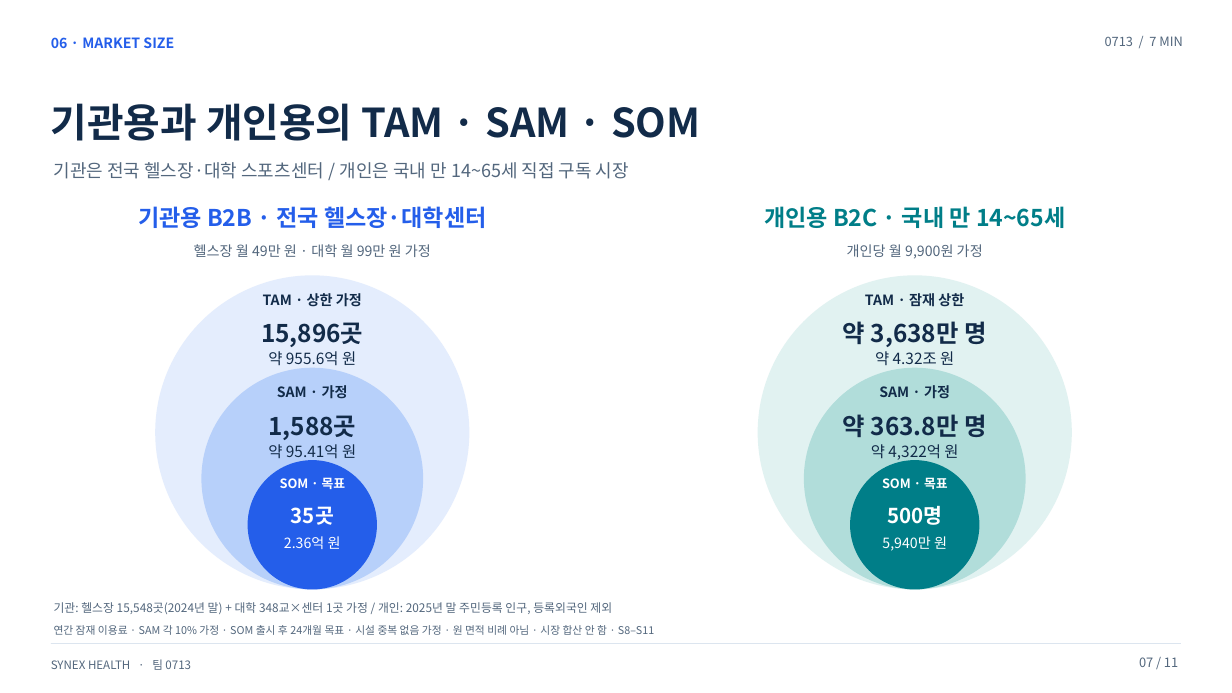
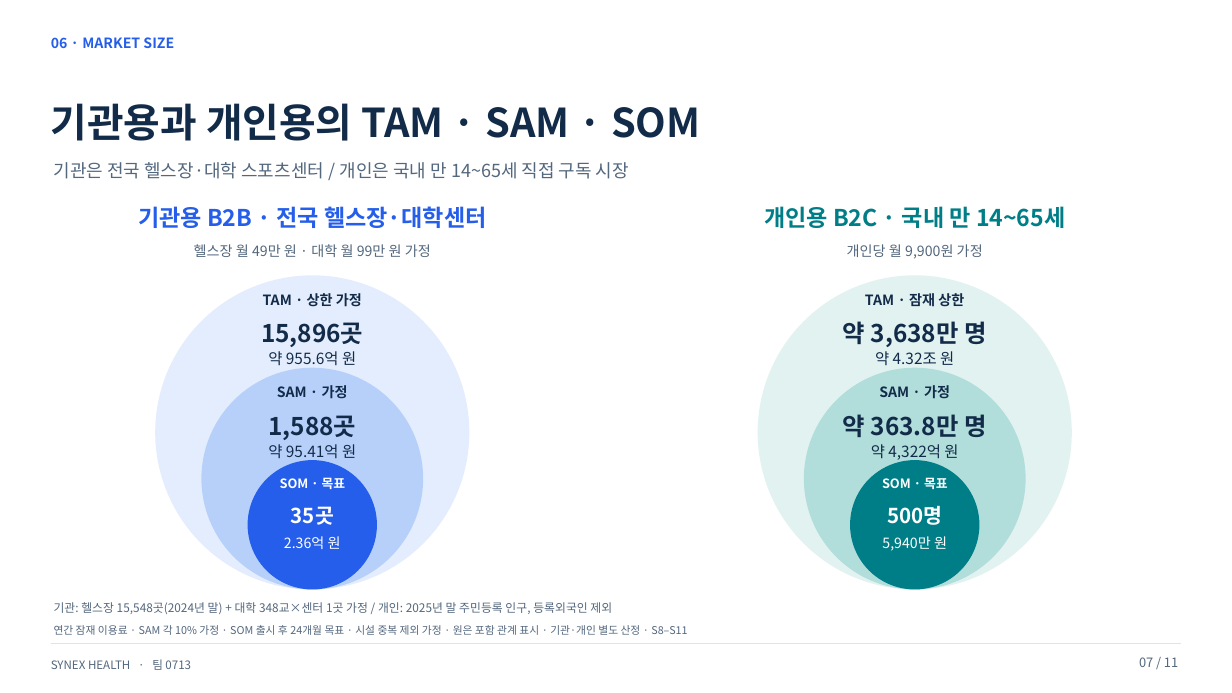
Before and after one commit to hundol047/Synex-Health, a slide deck: slide 7 of docs/pitch-0713/files/Synex_0713_7min.pptx. Drawn at 1232x693 pixels with LibreOffice and Linux fonts; fonts in the diff are those of the drawing. Boxes give left, top, right and bottom in pixels: in the first picture for what was removed or moved away, otherwise in the second. Text is boxed around its words. In the diff, an @@ line names an element or a change of style, - is before the commit and + after.

Commit message:
Polish presentation wording and remove duration badge

```diff
--- a/docs/pitch-0713/files/Synex_0713_7min.pptx
+++ b/docs/pitch-0713/files/Synex_0713_7min.pptx
@@ text removed at box(1105, 36, 1182, 46) @@
-0713 / 7 MIN
@@ text at box(54, 625, 687, 635): text changed @@
-연간 잠재 이용료 · SAM 각 10% 가정 · SOM 출시 후 24개월 목표 · 시설 중복 없음 가정 · 원 면적 비례 아님 · 시장 합산 안 함 · S8–S11
+연간 잠재 이용료 · SAM 각 10% 가정 · SOM 출시 후 24개월 목표 · 시설 중복 제외 가정 · 원은 포함 관계 표시 · 기관·개인 별도 산정 · S8–S11
```
Also in this commit, not shown: 10 other slides changed, 13 other files.
